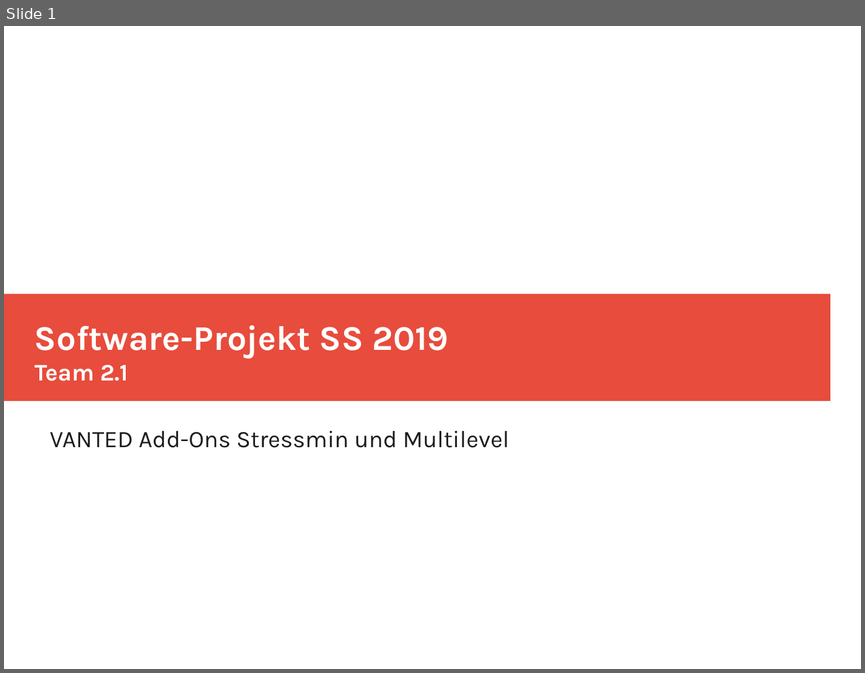
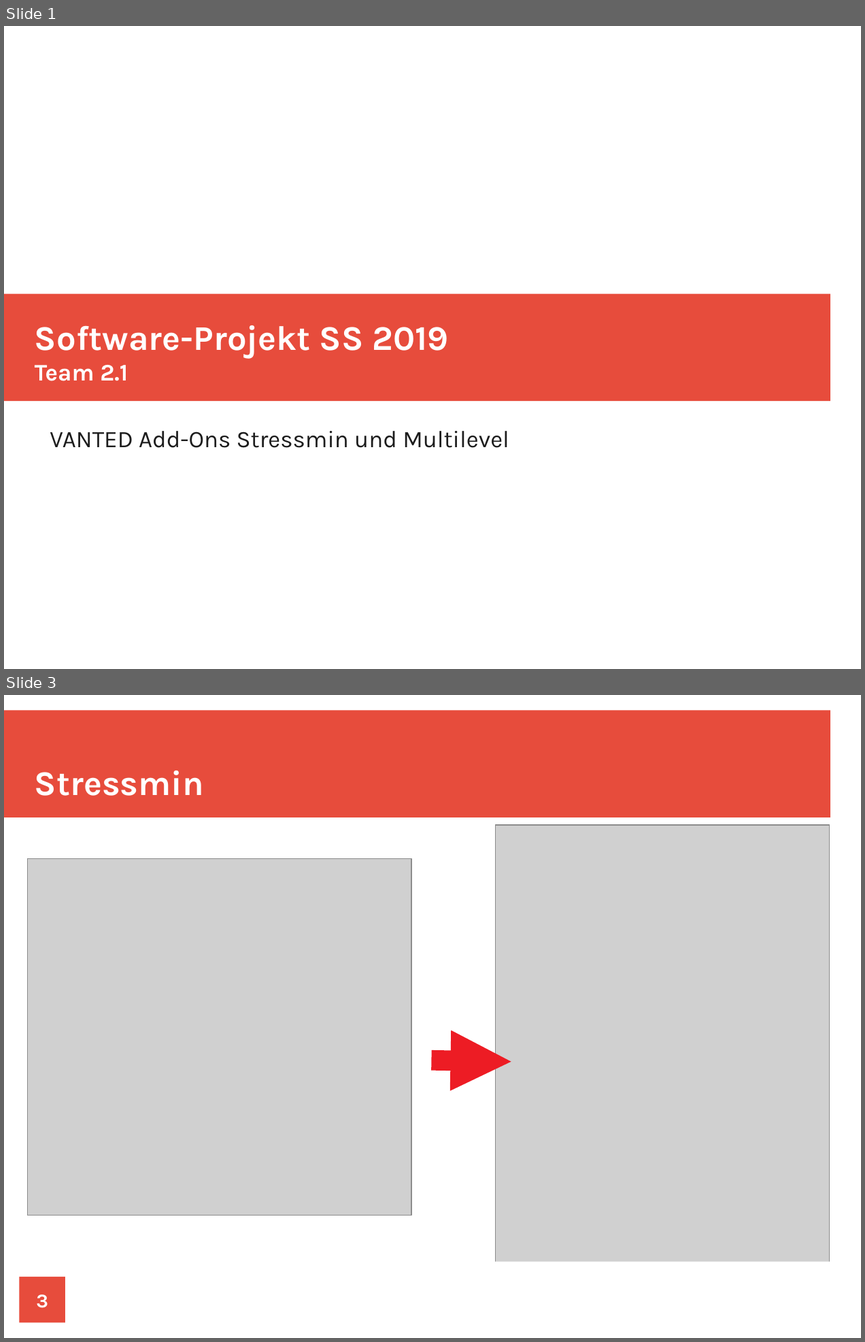
Before and after one commit to LSI-UniKonstanz/vanted, a slide deck: stressminimization/orga/presentation/Präsentation.odp. Shown one above the other, each under a label of ours: slide 1 before the commit, slides 1 and 3 after it; the slides between them are not shown. The pictures are 865x673 and 865x1342 pixels, drawn with LibreOffice and Linux fonts; fonts in the diff are those of the drawing; grey boxes stand for pictures. Boxes give left, top, right and bottom in pixels: in the first picture for what was removed or moved away, otherwise in the second. Text is boxed around its words. In the diff, an @@ line names an element or a change of style, - is before the commit and + after.

```diff
--- a/stressminimization/orga/presentation/Präsentation.odp
+++ b/stressminimization/orga/presentation/Präsentation.odp
@@ slide 3 added at [4,695,861,1338], background #FFFFFF @@
@@ rectangle added at [4,711,830,818], fill #E74C3C @@
@@ title added at [35,770,204,796], 32 pt, text #FFFFFF, bold @@
+Stressmin
@@ picture added at [496,825,830,1271] @@
@@ picture added at [27,858,411,1215] @@
@@ arrow added from (432, 1060) to (511, 1062), #ED1C24 18.71 pt @@
@@ rectangle added at [75,1261,861,1338], fill #FFFFFF @@
@@ page number added at [20,1276,65,1323], fill #E74C3C, 18 pt, text #FFFFFF, bold @@
+3
```
Also in this commit, not shown: 4 slides changed, 4 other slides added, 2 slides removed, 4 other files.
